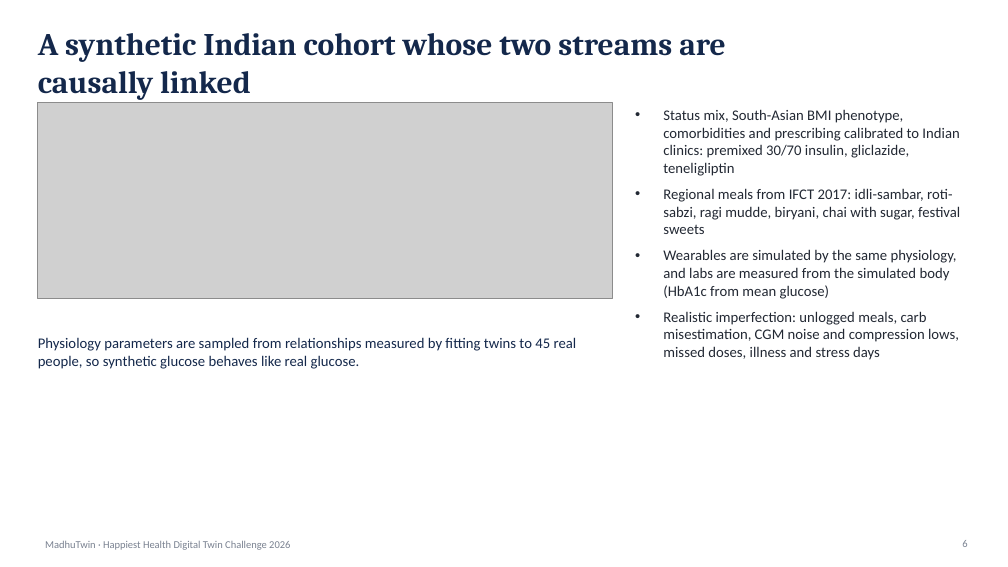
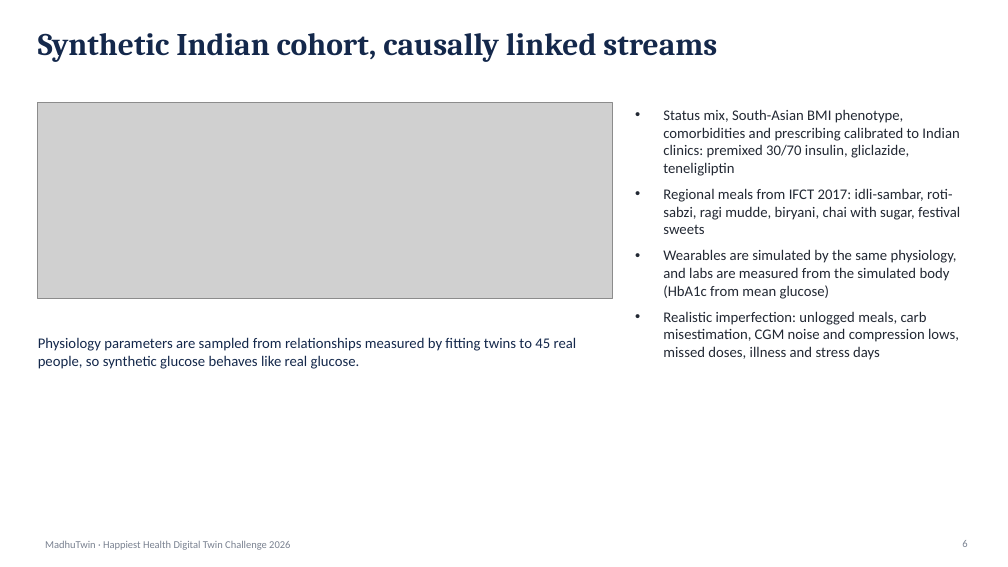
Before and after one commit to ShubAce/MadhuTwin, a slide deck: slide 6 of docs/presentation.pptx. Drawn at 1008x567 pixels with LibreOffice and Linux fonts; fonts in the diff are those of the drawing; grey boxes stand for pictures. Boxes give left, top, right and bottom in pixels: in the first picture for what was removed or moved away, otherwise in the second. Text is boxed around its words. In the diff, an @@ line names an element or a change of style, - is before the commit and + after.

```diff
--- a/docs/presentation.pptx
+++ b/docs/presentation.pptx
@@ text at (x1=38, y1=33, x2=717, y2=62): text changed @@
-A synthetic Indian cohort whose two streams are causally linked
+Synthetic Indian cohort, causally linked streams
```
Also in this commit, not shown: 9 other slides changed, 8 other files.
